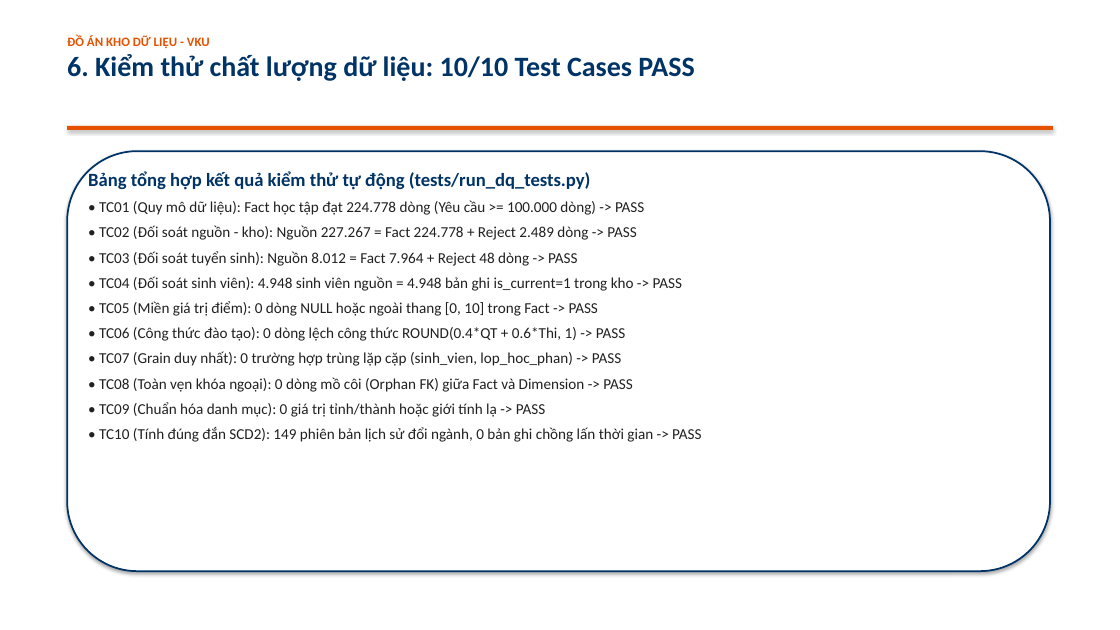
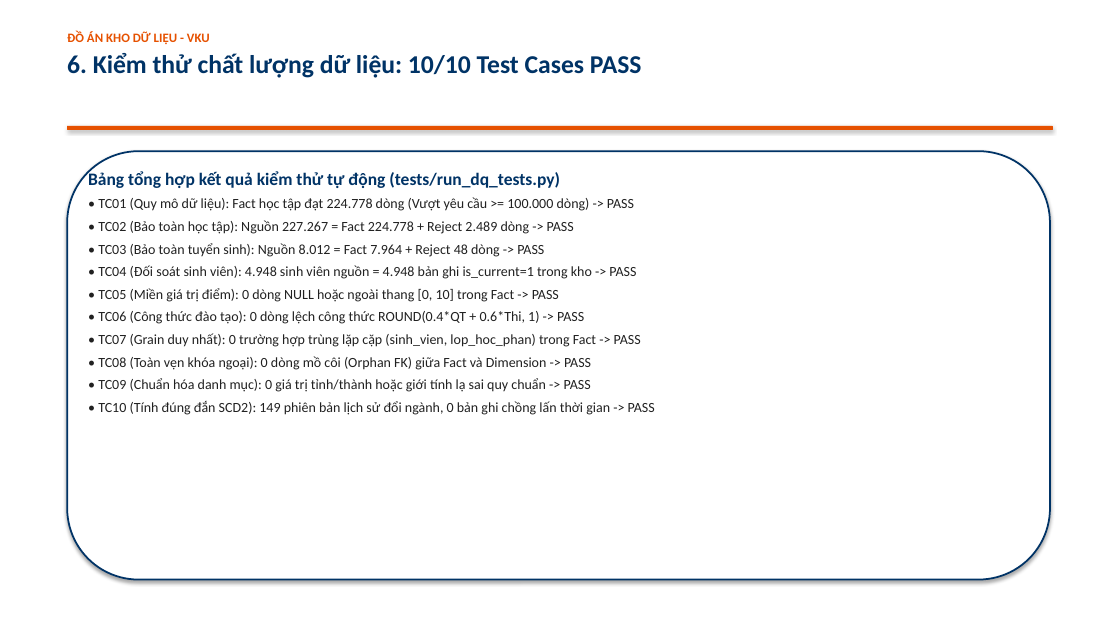
Before and after one commit to Hoang-tap-lap-trinh/Kho_du_lieu, a slide deck: slide 7 of docs/Slide_Thuyet_Trinh_Kho_du_lieu.pptx. Drawn at 1120x630 pixels with LibreOffice and Linux fonts; fonts in the diff are those of the drawing. Boxes give left, top, right and bottom in pixels: in the first picture for what was removed or moved away, otherwise in the second. Text is boxed around its words. In the diff, an @@ line names an element or a change of style, - is before the commit and + after.

```diff
--- a/docs/Slide_Thuyet_Trinh_Kho_du_lieu.pptx
+++ b/docs/Slide_Thuyet_Trinh_Kho_du_lieu.pptx
@@ text at (x1=67, y1=53, x2=642, y2=78): size 24 to 22 pt in "6. Kiểm thử chất lượng dữ liệu: ..."; more space between paragraphs @@
@@ rounded rectangle resized from (x1=67, y1=151, x2=1050, y2=571) to (x1=67, y1=151, x2=1050, y2=580) @@
@@ text at (x1=88, y1=171, x2=655, y2=415): size 16 to 15 pt in "Bảng tổng hợp kết quả kiểm thử ..."; size 13 to 12 pt in "• TC04 (Đối soát sinh viên): 4.948 ...", "• TC05 (Miền giá trị điểm): 0 ...", "• TC06 (Công thức đào tạo): 0 ...", "• TC08 (Toàn vẹn khóa ngoại): 0 ..." and 1 more places; less space between paragraphs @@
@@ text at (x1=98, y1=197, x2=634, y2=257): text changed; size 13 to 12 pt @@
-• TC01 (Quy mô dữ liệu): Fact học tập đạt 224.778 dòng (Yêu cầu >= 100.000 dòng) -> PASS
-• TC02 (Đối soát nguồn - kho): Nguồn 227.267 = Fact 224.778 + Reject 2.489 dòng -> PASS
-• TC03 (Đối soát tuyển sinh): Nguồn 8.012 = Fact 7.964 + Reject 48 dòng -> PASS
+• TC01 (Quy mô dữ liệu): Fact học tập đạt 224.778 dòng (Vượt yêu cầu >= 100.000 dòng) -> PASS
+• TC02 (Bảo toàn học tập): Nguồn 227.267 = Fact 224.778 + Reject 2.489 dòng -> PASS
+• TC03 (Bảo toàn tuyển sinh): Nguồn 8.012 = Fact 7.964 + Reject 48 dòng -> PASS
@@ text at (x1=98, y1=333, x2=641, y2=347): text changed; size 13 to 12 pt @@
-• TC07 (Grain duy nhất): 0 trường hợp trùng lặp cặp (sinh_vien, lop_hoc_phan) -> PASS
+• TC07 (Grain duy nhất): 0 trường hợp trùng lặp cặp (sinh_vien, lop_hoc_phan) trong Fact -> PASS
@@ text at (x1=98, y1=378, x2=591, y2=392): text changed; size 13 to 12 pt @@
-• TC09 (Chuẩn hóa danh mục): 0 giá trị tỉnh/thành hoặc giới tính lạ -> PASS
+• TC09 (Chuẩn hóa danh mục): 0 giá trị tỉnh/thành hoặc giới tính lạ sai quy chuẩn -> PASS
```
Also in this commit, not shown: 12 other slides changed, 9 other files.
